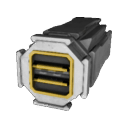
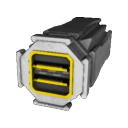
Revision of a layered 128px x 128px image; what changed, layer by layer:
painted on "kopie Piston.png" over <box>28,50,75,100</box>
